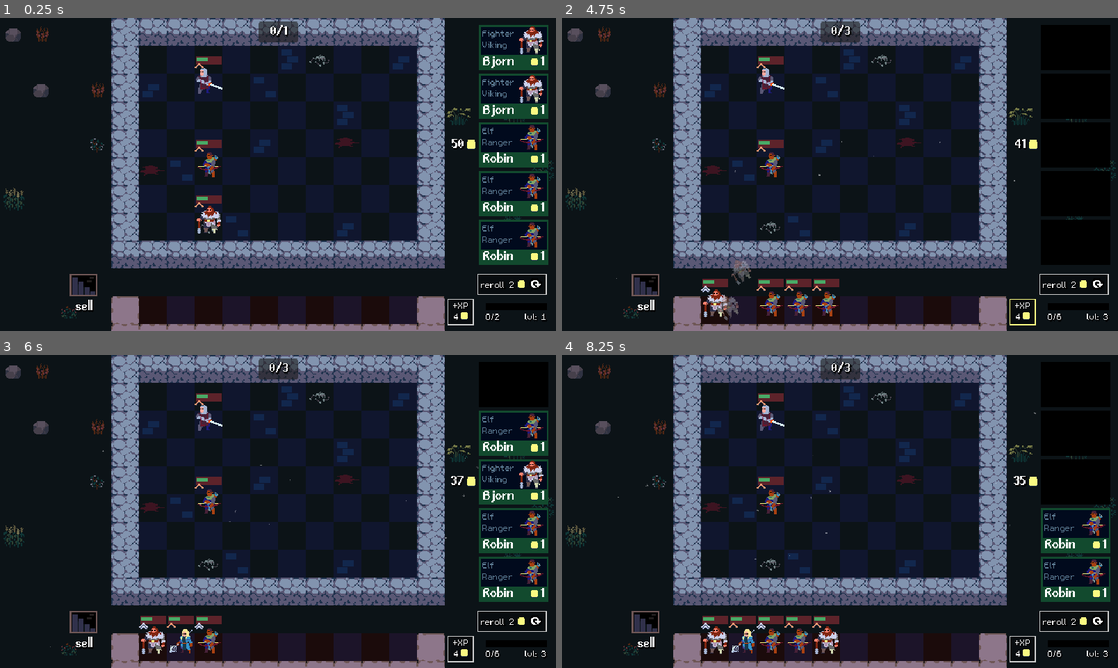
Above: before the commit, frames 1-4 (two rows, left to right).
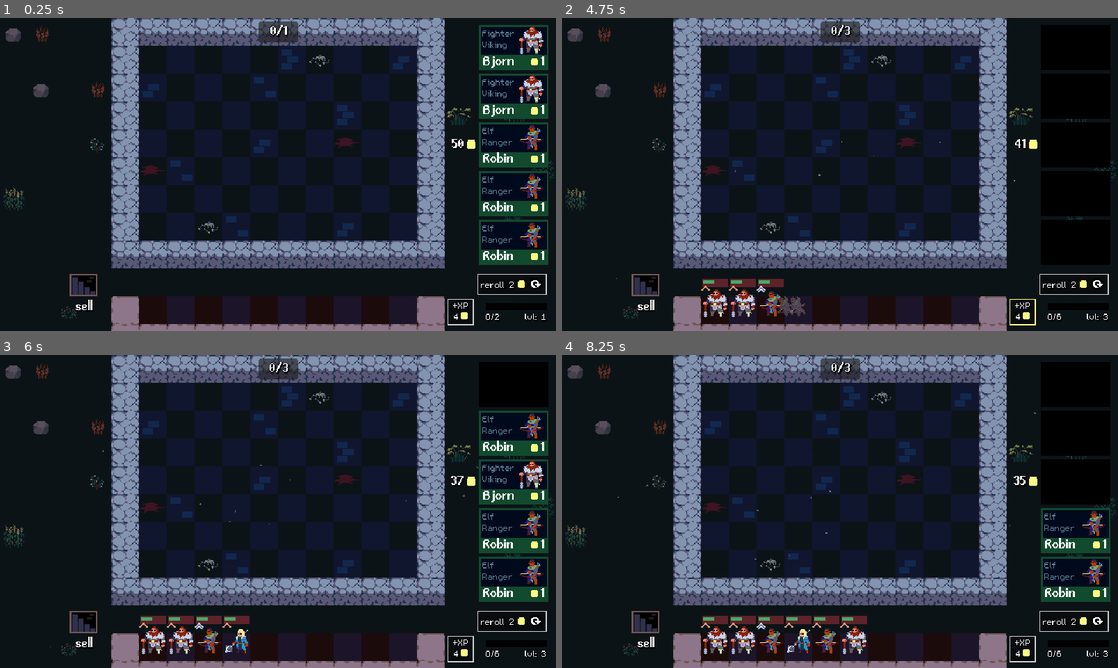
Above: after the commit, the same moments.

Repository: Wang-Junwen/AutoChess
Game: Godot game, scene res://scene/arena/arena.tscn
Two runs of this game, one before a commit and one after it. Both use one fixed random seed, a clock stepped at 60 frames per second and the inputs below.
Inputs (mouse positions are in pixels of both pictures, inside the frame that each line leads up to):
- Up to frame 1 (0.25 s): no input
- Up to frame 2 (4.75 s): click (1073, 46) at 0.52 s; click (1073, 96) at 1.27 s; click (1073, 146) at 2.02 s; click (1073, 193) at 2.77 s; click (1073, 243) at 3.52 s; click (1023, 312) at 4.25 s
- Up to frame 3 (6 s): click (511, 621) at 5 s; click (511, 383) at 5.75 s
- Up to frame 4 (8.25 s): click (1073, 383) at 6.5 s; click (1073, 433) at 7.27 s; click (1073, 483) at 8.02 s

The runs differ from the first frame. In frame 1, 0.9% of the frame differs, in the area x 35-40%, y 12-69%; in frame 2, 1.9%, in the area x 25-50%, y 12-97%; in frame 3, 1.1%; in frame 4, 1.6%.

Commit message:
添加特性系统UI

Diff:
--- /dev/null
+++ b/default_bus_layout.tres
@@ -0,0 +1,15 @@
+[gd_resource type="AudioBusLayout" format=3 uid="uid://60e1aeqb8jp4"]
+
+[resource]
+bus/1/name = &"Music"
+bus/1/solo = false
+bus/1/mute = false
+bus/1/bypass_fx = false
+bus/1/volume_db = 0.0
+bus/1/send = &"Master"
+bus/2/name = &"SFX"
+bus/2/solo = false
+bus/2/mute = false
+bus/2/bypass_fx = false
+bus/2/volume_db = 0.0
+bus/2/send = &"Master"
--- a/scene/arena/arena.tscn
+++ b/scene/arena/arena.tscn
@@ -1,21 +1,19 @@
-[gd_scene load_steps=20 format=4 uid="uid://cgkac45wxfbta"]
+[gd_scene load_steps=18 format=4 uid="uid://cgkac45wxfbta"]
 
 [ext_resource type="TileSet" uid="uid://da43mj62e07ui" path="res://scene/arena/tileset.tres" id="1_khgbj"]
 [ext_resource type="Script" uid="uid://d0y8fraa83x28" path="res://scene/arena/arena.gd" id="1_nq1he"]
 [ext_resource type="Texture2D" uid="uid://mbxv0ayrsu3d" path="res://assets/sprites/star_particle.png" id="2_bhymu"]
 [ext_resource type="Script" uid="uid://b3q83wvy3ec26" path="res://components/play_area.gd" id="4_7y4jp"]
 [ext_resource type="Script" uid="uid://d2s5jauxbrnsq" path="res://components/unit_grid.gd" id="4_c6ks7"]
-[ext_resource type="PackedScene" uid="uid://bo1mxvq5ar06q" path="res://scene/unit/unit.tscn" id="4_vf884"]
 [ext_resource type="Script" uid="uid://cbt8ckj65tcl2" path="res://components/tile_highlighter.gd" id="6_yl6c4"]
-[ext_resource type="Resource" uid="uid://s8s4uksfstvw" path="res://data/units/robin.tres" id="8_3kq5i"]
 [ext_resource type="Script" uid="uid://dgoc5p373yitq" path="res://components/unit_mover.gd" id="8_afgd6"]
-[ext_resource type="Resource" uid="uid://dvhulyq22ajca" path="res://data/units/arthur.tres" id="9_qvpqk"]
 [ext_resource type="Script" uid="uid://mgia8p28gu3k" path="res://components/unit_spawner.gd" id="11_il7u2"]
 [ext_resource type="Script" uid="uid://dbaq2pky4hctp" path="res://components/unit_combiner.gd" id="12_k35wp"]
 [ext_resource type="PackedScene" uid="uid://dgabgcwyjare2" path="res://scene/sell_portal/sell_portal.tscn" id="12_xgae6"]
 [ext_resource type="Resource" uid="uid://kkfwn02pcskk" path="res://data/player/player_stats.tres" id="13_k35wp"]
 [ext_resource type="PackedScene" uid="uid://bjm6bwlw4jekk" path="res://scene/shop/shop.tscn" id="14_k35wp"]
 [ext_resource type="PackedScene" uid="uid://hhpsatd7dm8q" path="res://scene/team_size_ui/team_size_ui.tscn" id="15_5wjs0"]
+[ext_resource type="PackedScene" uid="uid://bpevw7liskp8w" path="res://scene/traits/traits.tscn" id="17_nbao3"]
 
 [sub_resource type="Curve" id="Curve_nq1he"]
 _data = [Vector2(0.00166667, 0.000609994), 0.0, 0.0, 0, 0, Vector2(0.183333, 1), 0.0, 0.0, 0, 0, Vector2(0.818333, 1), 0.0, 0.0, 0, 0, Vector2(1, 0.0204393), 0.0, 0.0, 0, 0]
@@ -121,17 +119,6 @@
 highlight_layer = NodePath("../Highlight")
 tile = Vector2i(3, 0)
 
-[node name="Unit" parent="." instance=ExtResource("4_vf884")]
-position = Vector2(224, 224)
-
-[node name="Unit2" parent="." instance=ExtResource("4_vf884")]
-position = Vector2(224, 160)
-stats = ExtResource("8_3kq5i")
-
-[node name="Unit3" parent="." instance=ExtResource("4_vf884")]
-position = Vector2(224, 64)
-stats = ExtResource("9_qvpqk")
-
 [node name="UnitSpawner" type="Node" parent="." node_paths=PackedStringArray("bench", "game_area")]
 script = ExtResource("11_il7u2")
 bench = NodePath("../Bench")
@@ -169,3 +156,6 @@
 grow_horizontal = 2
 player_stast = ExtResource("13_k35wp")
 arena_grid = NodePath("../../GameArea/ArenaUnitGrid")
+
+[node name="Traits" parent="UI" node_paths=PackedStringArray("arena_grid") instance=ExtResource("17_nbao3")]
+arena_grid = NodePath("../../GameArea/ArenaUnitGrid")
--- /dev/null
+++ b/scene/audio_player/audio_player.gd
@@ -0,0 +1 @@
+extends Node
--- /dev/null
+++ b/scene/trait_ui/trait_ui.gd
@@ -0,0 +1,38 @@
+class_name TraitUI
+extends PanelContainer
+
+@export var trait_data: Trait:
+	set = _set_trait_data
+@export var active: bool:
+	set = _set_active
+
+@onready var trait_icon: TextureRect = %TraitIcon
+@onready var active_units_label: Label = %ActiveUnitsLabel
+@onready var trait_level_labels: RichTextLabel = %TraitLevelLabels
+@onready var trait_label: Label = %TraitLabel
+
+
+func update(units: Array[Unit]) -> void:
+	var unique_unit_count = trait_data.get_unique_unit_count(units)
+	active_units_label.text = str(unique_unit_count)
+
+	trait_level_labels.text = trait_data.get_levels_bbcode(unique_unit_count)
+	active = trait_data.is_active(unique_unit_count)
+
+
+func _set_trait_data(value: Trait) -> void:
+	if not is_node_ready():
+		await ready
+
+	trait_data = value
+	trait_icon.texture = trait_data.icon
+	trait_label.text = trait_data.name
+
+
+func _set_active(value: bool) -> void:
+	active = value
+
+	if active:
+		modulate.a = 1.0
+	else:
+		modulate.a = 0.5
--- /dev/null
+++ b/scene/trait_ui/trait_ui.tscn
@@ -0,0 +1,93 @@
+[gd_scene load_steps=8 format=3 uid="uid://c7dlx7q2f5d1q"]
+
+[ext_resource type="Script" uid="uid://r0vdx35wb6" path="res://scene/trait_ui/trait_ui.gd" id="1_fr14a"]
+[ext_resource type="Texture2D" uid="uid://l1jq47dgo2n1" path="res://assets/sprites/trait_background.png" id="1_y8sk1"]
+[ext_resource type="Texture2D" uid="uid://b1aup08or8bao" path="res://assets/sprites/traits/elf.png" id="2_fr14a"]
+[ext_resource type="Resource" uid="uid://cwopbpodcdnxa" path="res://data/traits/elf.tres" id="2_ree3j"]
+[ext_resource type="FontFile" uid="uid://8di0jvr25vat" path="res://assets/font/m5x7.ttf" id="3_ree3j"]
+
+[sub_resource type="LabelSettings" id="LabelSettings_mssp4"]
+shadow_size = 2
+shadow_color = Color(0, 0, 0, 0.54902)
+
+[sub_resource type="LabelSettings" id="LabelSettings_o8hjs"]
+font = ExtResource("3_ree3j")
+shadow_color = Color(0, 0, 0, 1)
+
+[node name="TraitUI" type="PanelContainer"]
+offset_right = 40.0
+offset_bottom = 40.0
+script = ExtResource("1_fr14a")
+trait_data = ExtResource("2_ree3j")
+
+[node name="MarginContainer" type="MarginContainer" parent="."]
+layout_mode = 2
+theme_override_constants/margin_left = 4
+theme_override_constants/margin_top = 2
+theme_override_constants/margin_right = 4
+theme_override_constants/margin_bottom = 2
+
+[node name="VBoxContainer" type="VBoxContainer" parent="MarginContainer"]
+layout_mode = 2
+theme_override_constants/separation = -2
+
+[node name="HBoxContainer" type="HBoxContainer" parent="MarginContainer/VBoxContainer"]
+layout_mode = 2
+
+[node name="TraitIconBackground" type="TextureRect" parent="MarginContainer/VBoxContainer/HBoxContainer"]
+layout_mode = 2
+texture = ExtResource("1_y8sk1")
+stretch_mode = 5
+
+[node name="TraitIcon" type="TextureRect" parent="MarginContainer/VBoxContainer/HBoxContainer/TraitIconBackground"]
+unique_name_in_owner = true
+custom_minimum_size = Vector2(24, 24)
+layout_mode = 1
+anchors_preset = 8
+anchor_left = 0.5
+anchor_top = 0.5
+anchor_right = 0.5
+anchor_bottom = 0.5
+offset_left = -12.0
+offset_top = -12.0
+offset_right = 12.0
+offset_bottom = 12.0
+grow_horizontal = 2
+grow_vertical = 2
+texture = ExtResource("2_fr14a")
+expand_mode = 1
+stretch_mode = 5
+
+[node name="VBoxContainer" type="VBoxContainer" parent="MarginContainer/VBoxContainer/HBoxContainer"]
+layout_mode = 2
+theme_override_constants/separation = -4
+
+[node name="ActiveUnitsLabel" type="Label" parent="MarginContainer/VBoxContainer/HBoxContainer/VBoxContainer"]
+unique_name_in_owner = true
+layout_mode = 2
+text = "1"
+label_settings = SubResource("LabelSettings_mssp4")
+vertical_alignment = 2
+
+[node name="TraitLevelLabels" type="RichTextLabel" parent="MarginContainer/VBoxContainer/HBoxContainer/VBoxContainer"]
+unique_name_in_owner = true
+clip_contents = false
+custom_minimum_size = Vector2(28, 16)
+layout_mode = 2
+theme_override_colors/default_color = Color(0.666667, 0.666667, 0.666667, 1)
+theme_override_colors/font_shadow_color = Color(0, 0, 0, 1)
+theme_override_fonts/normal_font = ExtResource("3_ree3j")
+bbcode_enabled = true
+text = "2/4/6"
+scroll_active = false
+
+[node name="MarginContainer" type="MarginContainer" parent="MarginContainer/VBoxContainer"]
+layout_mode = 2
+theme_override_constants/margin_left = 2
+theme_override_constants/margin_right = 2
+
+[node name="TraitLabel" type="Label" parent="MarginContainer/VBoxContainer/MarginContainer"]
+unique_name_in_owner = true
+layout_mode = 2
+text = "ranger"
+label_settings = SubResource("LabelSettings_o8hjs")
--- /dev/null
+++ b/scene/traits/traits.gd
@@ -0,0 +1,68 @@
+class_name Traits
+extends Control
+
+const TRAIT_UI = preload("res://scene/trait_ui/trait_ui.tscn")
+
+@export var arena_grid: UnitGrid
+
+@onready var trait_container: VBoxContainer = %TraitsContainer
+
+var current_traits := { }
+var traits_to_update: Array
+var active_traits: Array[Trait]
+
+
+func _ready() -> void:
+	arena_grid.unit_grid_changed.connect(_update_traits)
+
+	for trait_ui: TraitUI in trait_container.get_children():
+		trait_ui.queue_free()
+
+
+func _update_traits() -> void:
+	traits_to_update = current_traits.keys()
+	active_traits = []
+	var units = arena_grid.get_all_units()
+	var traits = Trait.get_unique_traits_for_units(units)
+
+	for trait_data: Trait in traits:
+		if current_traits.has(trait_data):
+			_update_trait_ui(trait_data, units)
+		else:
+			_create_trait_ui(trait_data, units)
+
+	_move_active_traits_to_top()
+	_delete_orphan_traits()
+
+
+func _create_trait_ui(trait_data: Trait, units: Array[Unit]) -> void:
+	var trait_ui := TRAIT_UI.instantiate() as TraitUI
+	trait_container.add_child(trait_ui)
+	trait_ui.trait_data = trait_data
+	trait_ui.update(units)
+	current_traits[trait_data] = trait_ui
+
+	if trait_ui.active:
+		active_traits.append(trait_data)
+
+
+func _update_trait_ui(trait_data: Trait, units: Array[Unit]) -> void:
+	var trait_ui = current_traits[trait_data] as TraitUI
+	trait_ui.update(units)
+	traits_to_update.erase(trait_data)
+
+	if trait_ui.active:
+		active_traits.append(trait_data)
+
+
+func _move_active_traits_to_top() -> void:
+	for i in active_traits.size():
+		var trait_ui := current_traits[active_traits[i]] as TraitUI
+		trait_container.move_child(trait_ui, i)
+
+
+func _delete_orphan_traits() -> void:
+	for orphan_traits: Trait in traits_to_update:
+		var trait_ui := current_traits[orphan_traits] as TraitUI
+		current_traits.erase(orphan_traits)
+		trait_ui.queue_free()
--- /dev/null
+++ b/scene/traits/traits.tscn
@@ -0,0 +1,30 @@
+[gd_scene load_steps=3 format=3 uid="uid://bpevw7liskp8w"]
+
+[ext_resource type="PackedScene" uid="uid://c7dlx7q2f5d1q" path="res://scene/trait_ui/trait_ui.tscn" id="1_43g3b"]
+[ext_resource type="Script" uid="uid://b7rjflmepeabf" path="res://scene/traits/traits.gd" id="1_js303"]
+
+[node name="Traits" type="Control"]
+layout_mode = 3
+anchors_preset = 0
+mouse_filter = 2
+script = ExtResource("1_js303")
+
+[node name="TraitsContainer" type="VBoxContainer" parent="."]
+unique_name_in_owner = true
+layout_mode = 0
+offset_left = 4.0
+offset_top = 4.0
+offset_right = 76.0
+offset_bottom = 204.0
+
+[node name="TraitUI" parent="TraitsContainer" instance=ExtResource("1_43g3b")]
+layout_mode = 2
+
+[node name="TraitUI2" parent="TraitsContainer" instance=ExtResource("1_43g3b")]
+layout_mode = 2
+
+[node name="TraitUI3" parent="TraitsContainer" instance=ExtResource("1_43g3b")]
+layout_mode = 2
+
+[node name="TraitUI4" parent="TraitsContainer" instance=ExtResource("1_43g3b")]
+layout_mode = 2
Not shown, added: scene/audio_player/audio_player.gd.uid
Not shown, added: scene/trait_ui/trait_ui.gd.uid
Not shown, added: scene/traits/traits.gd.uid
